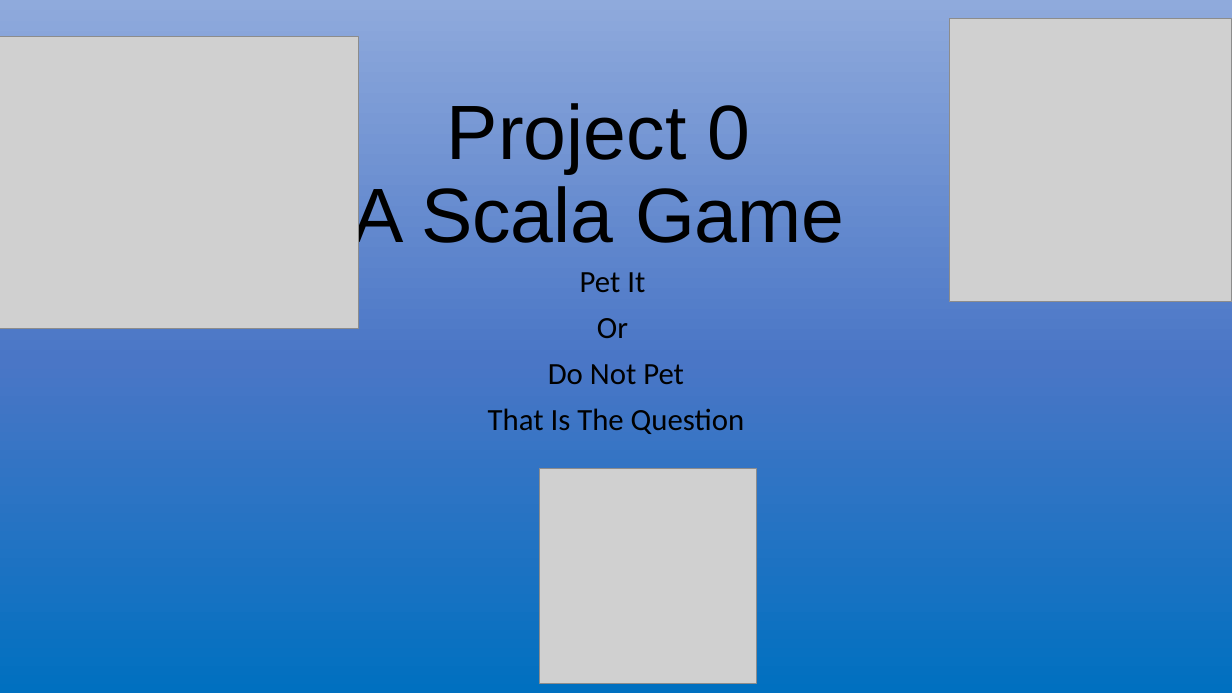
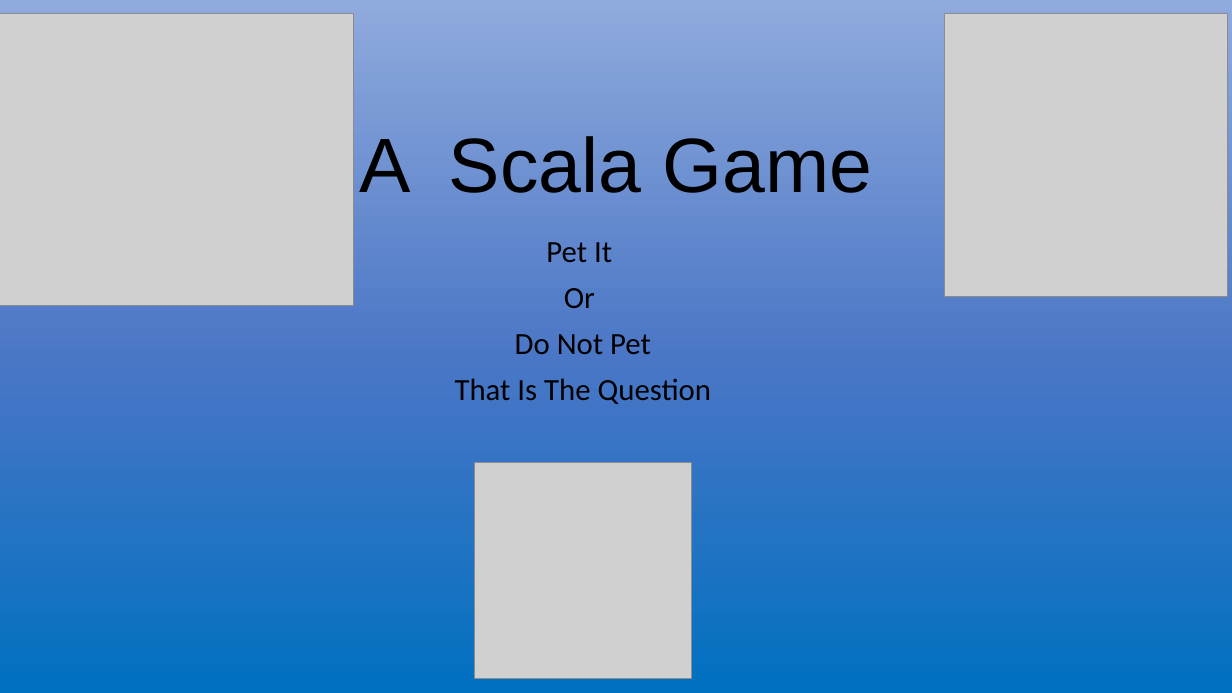
Before and after one commit to ProgrammingWithCybineer/Project_0_Scala_Game, a slide deck: slide 2 of Project_0_PowerPoint.pptx (slide 1 before the commit). Drawn at 1232x693 pixels with LibreOffice and Linux fonts; fonts in the diff are those of the drawing; grey boxes stand for pictures. Boxes give left, top, right and bottom in pixels: in the first picture for what was removed or moved away, otherwise in the second. Text is boxed around its words. In the diff, an @@ line names an element or a change of style, - is before the commit and + after.

```diff
--- a/Project_0_PowerPoint.pptx
+++ b/Project_0_PowerPoint.pptx
@@ picture: place and size @@
-picture at (0, 36, 359, 328)
+picture at (0, 14, 354, 306)
@@ picture: place and size @@
-picture at (949, 18, 1232, 301)
+picture at (945, 14, 1227, 297)
@@ title at (359, 136, 873, 193): text changed @@
-Project 0
-A Scala Game
+A Scala Game
@@ subtitle "Pet It": place and size @@
-subtitle "Pet It" at (488, 272, 744, 434)
+subtitle "Pet It" at (455, 242, 711, 404)
@@ picture: place and size @@
-picture at (540, 469, 756, 684)
+picture at (475, 463, 691, 678)
```
Also in this commit, not shown: 1 other slide changed, 1 slide added, 36 other files.
